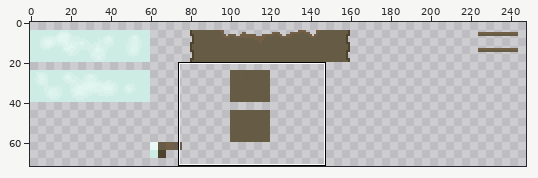
Sprite sheet, stored at pointless-fighting/images/terrainNorth.png. Above, an overview of the earlier version with the close-up marked.
Close-up. Old version:
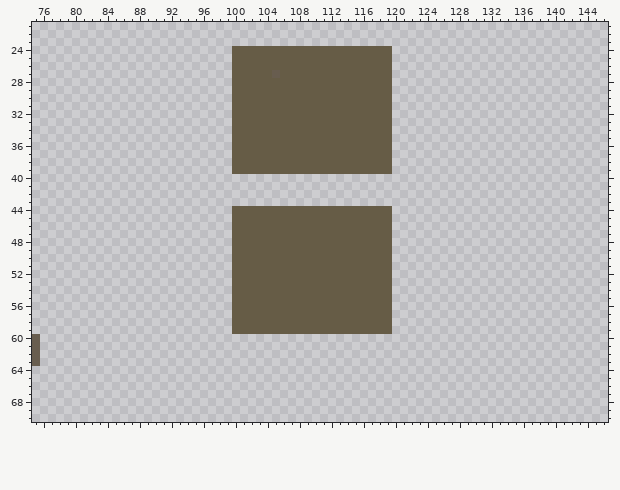
The file is 320x160 pixels. Pixels under 10% opacity are left out. Colours within 5 levels of each other are drawn and written as one. Shown: x 75..146, y 21..70. The wide view leaves out empty margins.
And afterwards:
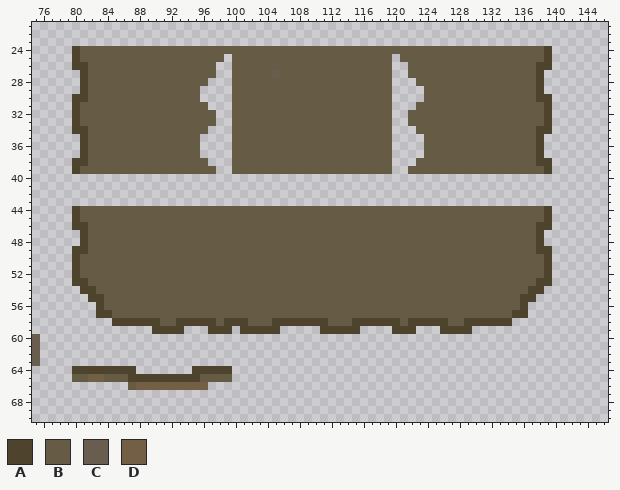
Palette (. is transparent): A #4e432c  B #665c46  C #685d4f  D #735e46
Difference:
y 24: x 80..99 .................... -> ABBBBBBBBBBBBBBBBBBB; x 120..139 .................... -> BBBBBBBBBBBBBBBBBBBA
y 25: x 80..98 ................... -> ABBBBBBBBBBBBBBBBBB; x 121..139 ................... -> BBBBBBBBBBBBBBBBBBA
y 26: x 80..97 .................. -> AABBBBBBBBBBBBBBBB; x 122..139 .................. -> BBBBBBBBBBBBBBBBAA
y 27: x 81..97 ................. -> ABBBBBBBBBBBBBBBB; x 122..138 ................. -> BBBBBBBBBBBBBBBBA
y 28: x 81..96 ................ -> ABBBBBBBBBBBBBBB; x 123..138 ................ -> BBBBBBBBBBBBBBBA
y 29: x 81..95 ............... -> ABBBBBBBBBBBBBB; x 124..138 ............... -> BBBBBBBBBBBBBBA
y 30: x 80..95 ................ -> AABBBBBBBBBBBBBB; x 124..139 ................ -> BBBBBBBBBBBBBBAA
y 31: x 80..96 ................. -> ABBBBBBBBBBBBBBBB; x 123..139 ................. -> BBBBBBBBBBBBBBBBA
y 32..33: x 80..97 .................. -> ABBBBBBBBBBBBBBBBB; x 122..139 .................. -> BBBBBBBBBBBBBBBBBA
y 34: x 80..96 ................. -> AABBBBBBBBBBBBBBB; x 123..139 ................. -> BBBBBBBBBBBBBBBAA
y 35..37: x 81..95 ............... -> ABBBBBBBBBBBBBB; x 124..138 ............... -> BBBBBBBBBBBBBBA
y 38: x 80..96 ................. -> AABBBBBBBBBBBBBBB; x 123..139 ................. -> BBBBBBBBBBBBBBBAA
y 39: x 80..97 .................. -> ABBBBBBBBBBBBBBBBB; x 122..139 .................. -> BBBBBBBBBBBBBBBBBA
y 44..45: x 80..99 .................... -> ABBBBBBBBBBBBBBBBBBB; x 120..139 .................... -> BBBBBBBBBBBBBBBBBBBA
y 46: x 80..99 .................... -> AABBBBBBBBBBBBBBBBBB; x 120..139 .................... -> BBBBBBBBBBBBBBBBBBAA
y 47..48: x 81..99 ................... -> ABBBBBBBBBBBBBBBBBB; x 120..138 ................... -> BBBBBBBBBBBBBBBBBBA
y 49: x 80..99 .................... -> AABBBBBBBBBBBBBBBBBB; x 120..139 .................... -> BBBBBBBBBBBBBBBBBBAA
y 50..52: x 80..99 .................... -> ABBBBBBBBBBBBBBBBBBB; x 120..139 .................... -> BBBBBBBBBBBBBBBBBBBA
y 53: x 80..99 .................... -> AABBBBBBBBBBBBBBBBBB; x 120..139 .................... -> BBBBBBBBBBBBBBBBBBAA
y 54: x 81..99 ................... -> AABBBBBBBBBBBBBBBBB; x 120..138 ................... -> BBBBBBBBBBBBBBBBBAA
y 55: x 82..99 .................. -> AABBBBBBBBBBBBBBBB; x 120..137 .................. -> BBBBBBBBBBBBBBBBAA
y 56: x 83..99 ................. -> ABBBBBBBBBBBBBBBB; x 120..136 ................. -> BBBBBBBBBBBBBBBBA
y 57: x 83..99 ................. -> AABBBBBBBBBBBBBBB; x 120..136 ................. -> BBBBBBBBBBBBBBBAA
y 58: x 85..101 ...............BB -> AAAAAABBAAAAABAAA; x 105..111 BBBBBBB -> AAAAAAA; x 115..134 BBBBB............... -> AAAAAABAAAAABBAAAAAA
y 59: x 90..93 .... -> AAAA; x 97..122 ...BBBBBBBBBBBBBBBBBBBB... -> AAA.AAAAA.....AAAAA....AAA; x 126..129 .... -> AAAA
y 64: x 80..87 ........ -> AAAAAAAA; x 95..99 ..... -> AAAAA
y 65: x 80..99 .................... -> BBDDBBBAAAAAAAAABBBB
y 66: x 87..96 .......... -> BDDDDDDDDD
Boxes around the changes in both close-ups, in picture pixels (x1, y1, x2, y2):
changed: (72, 46, 552, 334)
added: (72, 366, 232, 390)
